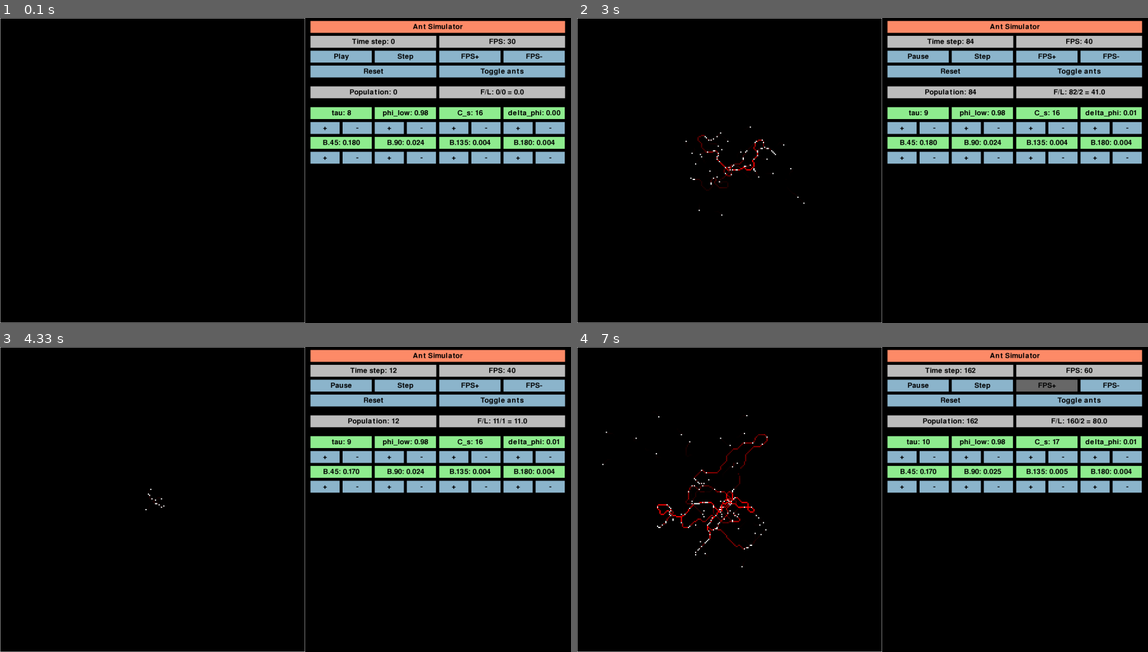
Above: before the commit, frames 1-4 (two rows, left to right).
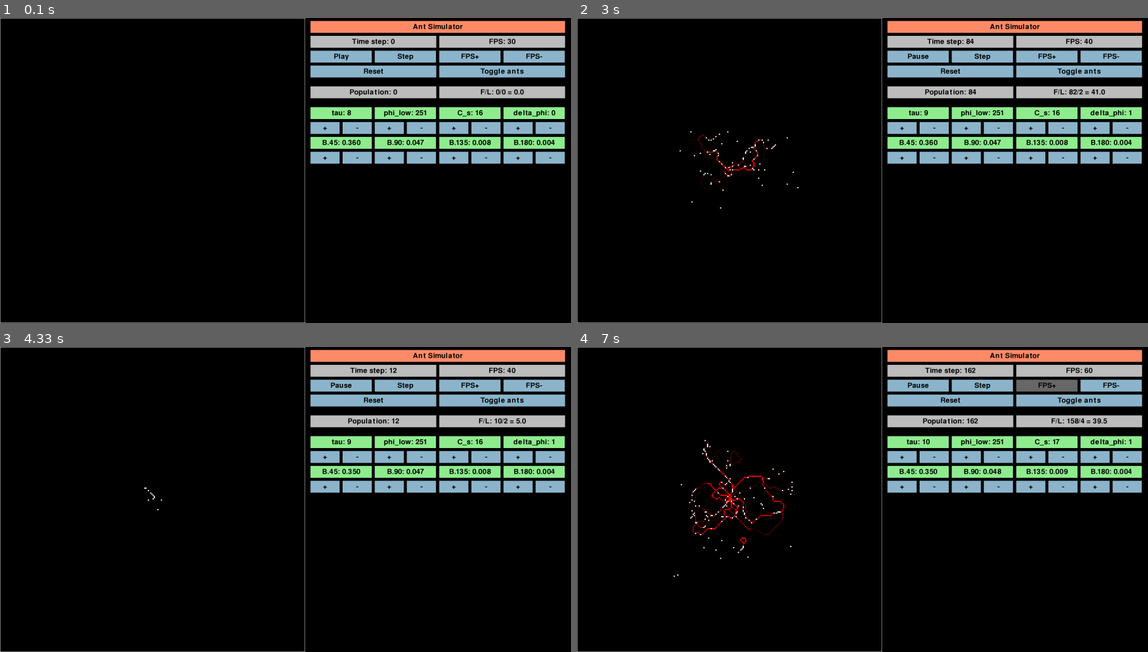
Above: after the commit, the same moments.

Repository: olincollege/scicomp-p1-ants-river
Game: pygame game, started from main.py
The game is run twice, just before and just after one commit, with the same random seed, the same clock (stepped at 60 frames per second) and the same inputs.
Inputs (mouse positions are in pixels of both pictures, inside the frame that each line leads up to):
- Up to frame 1 (0.1 s): no input
- Up to frame 2 (3 s): click "Play" at 0.38 s; press the mouse at (902, 127) at 0.7 s; move the mouse to (942, 127) at 0.8 s; release the mouse at (982, 130) at 0.93 s; press the mouse at (1045, 54) at 1.03 s; move the mouse to (896, 88) at 1.13 s; release the mouse at (742, 121) at 1.27 s; press the mouse at (902, 127) at 1.37 s; move the mouse to (873, 204) at 1.47 s; release the mouse at (851, 280) at 1.6 s; press the mouse at (931, 127) at 1.7 s; move the mouse to (793, 146) at 1.8 s; release the mouse at (651, 161) at 1.93 s; press the mouse at (919, 54) at 2.03 s; move the mouse to (970, 167) at 2.13 s; release the mouse at (1022, 280) at 2.27 s; press the mouse at (919, 54) at 2.37 s; move the mouse to (851, 91) at 2.47 s; release the mouse at (788, 121) at 2.6 s; press the mouse at (1096, 127) at 2.7 s; move the mouse to (1005, 127) at 2.8 s; release the mouse at (919, 127) at 2.93 s
- Up to frame 3 (4.33 s): press the mouse at (405, 383) at 3.03 s; move the mouse to (262, 444) at 3.13 s; release the mouse at (114, 502) at 3.27 s; press the mouse at (354, 487) at 3.37 s; move the mouse to (354, 505) at 3.47 s; release the mouse at (354, 526) at 3.6 s; press the mouse at (371, 401) at 3.7 s; move the mouse to (296, 496) at 3.8 s; release the mouse at (222, 591) at 3.93 s; press the mouse at (342, 383) at 4.03 s; move the mouse to (342, 441) at 4.13 s; release the mouse at (342, 496) at 4.27 s
- Up to frame 4 (7 s): press the mouse at (1028, 456) at 4.37 s; move the mouse to (856, 475) at 4.47 s; release the mouse at (679, 493) at 4.6 s; press the mouse at (1045, 383) at 4.7 s; move the mouse to (868, 414) at 4.8 s; release the mouse at (696, 441) at 4.93 s; press the mouse at (1045, 383) at 5.03 s; move the mouse to (851, 496) at 5.13 s; release the mouse at (656, 606) at 5.27 s; press the mouse at (1028, 456) at 5.37 s; move the mouse to (1039, 478) at 5.47 s; release the mouse at (1050, 499) at 5.6 s; press the mouse at (902, 456) at 5.7 s; move the mouse to (799, 459) at 5.8 s; release the mouse at (702, 465) at 5.93 s; press the mouse at (965, 487) at 6.03 s; move the mouse to (953, 517) at 6.13 s; release the mouse at (936, 548) at 6.27 s; press the mouse at (1028, 487) at 6.37 s; move the mouse to (976, 481) at 6.47 s; release the mouse at (925, 478) at 6.6 s; press the mouse at (1062, 456) at 6.7 s; move the mouse to (999, 441) at 6.8 s; release the mouse at (942, 429) at 6.93 s

The runs differ from the first frame. In frame 1, 0.4% of the frame differs, in the area x 56-99%, y 30-42%; in frame 2, 0.5%; in frame 3, 0.5%; in frame 4, 1.7%, in the area x 4-98%, y 22-76%.

Commit message:
adjust param displays to match paper

Diff:
--- a/src/interface_pygame.py
+++ b/src/interface_pygame.py
@@ -161,24 +161,25 @@
         self.labels.append(self.fl_label)
 
         # Parameter values and controls. tau, phi_low, C_s, delta_phi, and turning kernel.
-        # There's an argument for making this less repetitve but :shrug:
+        # the /256 is to make the param vals match with those in the paper
         param_y = 300
         self.tau_pc = ParamController(self.screen, self.world, xs_8ths[0], param_y, 'tau', lambda val: setattr(self.world.params, 'tau', val), 1, self.world.params.tau)
         self.param_controllers.append(self.tau_pc)
-        self.phi_low_pc = ParamController(self.screen, self.world, xs_8ths[2], param_y, 'phi_low', lambda val: setattr(self.world.params, 'phi_low', val), 0.01, self.world.params.phi_low)
+        self.phi_low_pc = ParamController(self.screen, self.world, xs_8ths[2], param_y, 'phi_low', lambda val: setattr(self.world.params, 'phi_low', val/256), 1, self.world.params.phi_low*256)
         self.param_controllers.append(self.phi_low_pc)
         self.cs_pc = ParamController(self.screen, self.world, xs_8ths[4], param_y, 'C_s', lambda val: setattr(self.world.params, 'C_s', val), 1, self.world.params.C_s)
         self.param_controllers.append(self.cs_pc)
-        self.dphi_pc = ParamController(self.screen, self.world, xs_8ths[6], param_y, 'delta_phi', lambda val: setattr(self.world.params, 'delta_phi', val), 0.01, self.world.params.delta_phi)
+        self.dphi_pc = ParamController(self.screen, self.world, xs_8ths[6], param_y, 'delta_phi', lambda val: setattr(self.world.params, 'delta_phi', val/256), 1, self.world.params.delta_phi*256)
         self.param_controllers.append(self.dphi_pc)
 
         # Turning kernel controls
+        # all but 180 are *2 b/c the non-180 probs are split across left and right turns
         tk_param_y = param_y + 100
-        self.tk_45_pc = ParamController(self.screen, self.world, xs_8ths[0], tk_param_y, 'B.45', lambda val: self.set_B(45, val), 0.01, self.world.params.B[45], figs=3)
+        self.tk_45_pc = ParamController(self.screen, self.world, xs_8ths[0], tk_param_y, 'B.45', lambda val: self.set_B(45, val/2), 0.01, self.world.params.B[45]*2, figs=3)
         self.param_controllers.append(self.tk_45_pc)
-        self.tk_90_pc = ParamController(self.screen, self.world, xs_8ths[2], tk_param_y, 'B.90', lambda val: self.set_B(90, val), 0.001, self.world.params.B[90], figs=3)
+        self.tk_90_pc = ParamController(self.screen, self.world, xs_8ths[2], tk_param_y, 'B.90', lambda val: self.set_B(90, val/2), 0.001, self.world.params.B[90]*2, figs=3)
         self.param_controllers.append(self.tk_90_pc)
-        self.tk_135_pc = ParamController(self.screen, self.world, xs_8ths[4], tk_param_y, 'B.135', lambda val: self.set_B(135, val), 0.001, self.world.params.B[135], figs=3)
+        self.tk_135_pc = ParamController(self.screen, self.world, xs_8ths[4], tk_param_y, 'B.135', lambda val: self.set_B(135, val/2), 0.001, self.world.params.B[135]*2, figs=3)
         self.param_controllers.append(self.tk_135_pc)
         self.tk_180_pc = ParamController(self.screen, self.world, xs_8ths[6], tk_param_y, 'B.180', lambda val: self.set_B(180, val), 0.001, self.world.params.B[180], figs=3)
         self.param_controllers.append(self.tk_180_pc)
Binary file changed: docs-pics/full-iface.png
